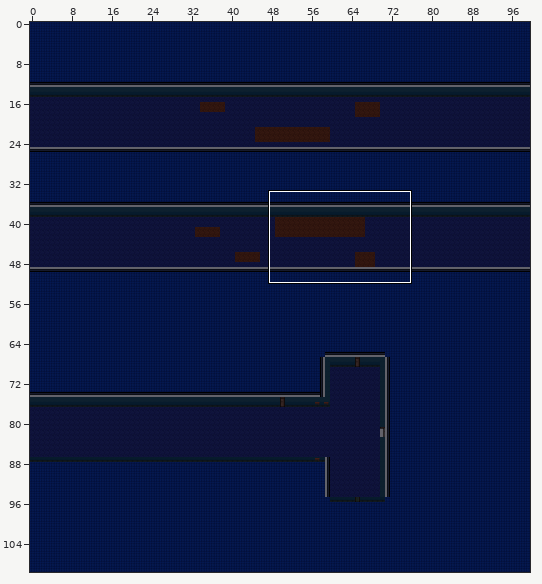
Two states of a Tiled map, game/assets/tiles/maze.tmx. The first picture is a wide view before the edit; the outline marks the close-up.
Close-up. First the earlier version:
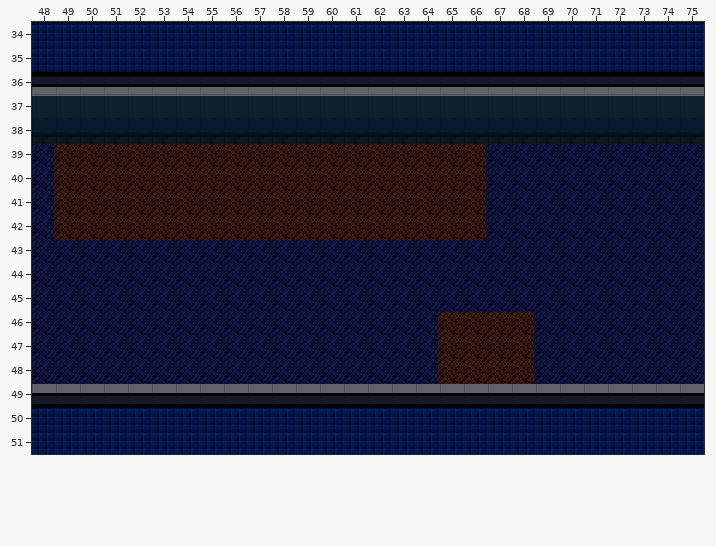
Cells are 16x16 px. Shown: x 48..75, y 34..51. The commit also changed other parts of the map, which this record leaves out.
And afterwards:
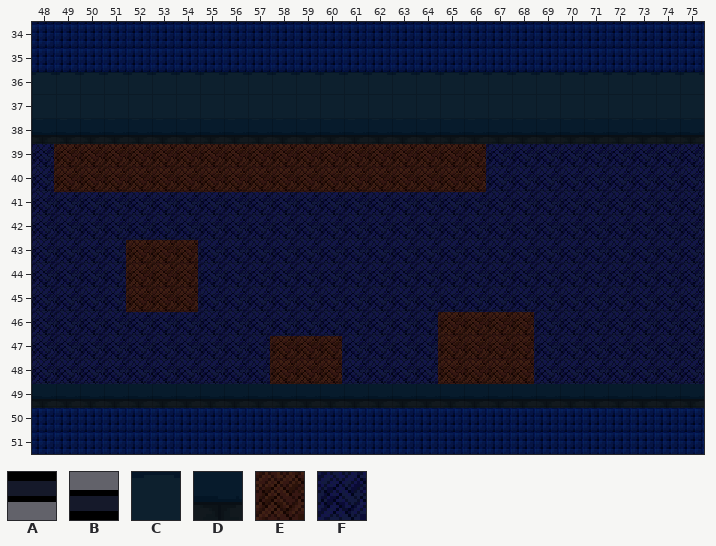
Key: from "parede_chao_tileset_v2": A 2, B 12, C 18, D 28, E 31, F 33.
_ is an empty cell.
Changes in this commit:
Layer "Maze":
The author changed tile A to tile C in row 36 at x 48 to 75.
The author changed tile B to tile D in row 49 at x 48 to 75.
The author changed tile F to tile E in rows 43 to 45 at x 52 to 54; in rows 47 to 48 at x 58 to 60.
The author changed tile E to tile F in rows 41 to 42 at x 49 to 66.
Boxes around the changes in both close-ups, in picture pixels (x1, y1, x2, y2):
changed: (32, 72, 702, 96)
changed: (54, 192, 486, 312)
changed: (32, 336, 702, 408)
